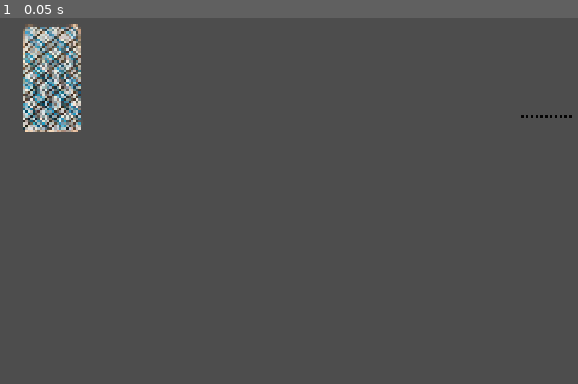
Above: before the commit, frame 1.
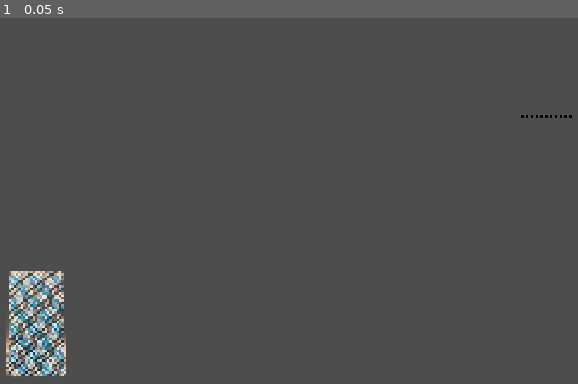
Above: after the commit, the same moment.

Repository: ManuelGM6/Dream_team
Game: Godot game, scene res://Juego/escenas/jugar.tscn
Same seed, same stepped clock (60 frames per second), same inputs: the game is played once before the commit and once after it.
Inputs:
- Up to frame 1 (0.05 s): no input

The runs differ from the first frame. In frame 1, 5.3% of the frame differs, in the area x 1-15%, y 1-98%.

Commit message:
Se pudo hacer Deck

Diff:
--- a/card-stairs/Juego/Deck.gd
+++ b/card-stairs/Juego/Deck.gd
@@ -1,6 +1,7 @@
 extends Node2D
 
 const CARD_SCENE_PATH = "res://Juego/escenas/card.tscn"
+const CARD_DRAW_SPEED = 0.2
 
 var player_deck = ["1 de mundial", "1 de mundial", "1 de mundial"]
 
@@ -9,16 +10,16 @@
 	pass
 
 func draw_card():
-	#var card_drawn = player_deck [0]
-	#player_deck.erase(card_drawn)
+	var card_drawn = player_deck [0]
+	player_deck.erase(card_drawn)
 #
-	#if player_deck.size() == 0:
-		#$Area2D/CollisionShape2D.disabled = true
-		#$Sprite2D.visible = false
+	if player_deck.size() == 0:
+		$Area2D/CollisionShape2D.disabled = true
+		$Sprite2D.visible = false
 
 	var card_scene = preload(CARD_SCENE_PATH)
 	for i in range(player_deck.size()):
 		var new_card = card_scene.instantiate()
 		$"../CardManager".add_child(new_card)
 		new_card.name = "Card"
-		$"../PlayerHand".add_card_to_hand(new_card)
+		$"../PlayerHand".add_card_to_hand(new_card, CARD_DRAW_SPEED)
--- a/card-stairs/Juego/escenas/card.tscn
+++ b/card-stairs/Juego/escenas/card.tscn
@@ -7,6 +7,7 @@
 size = Vector2(256, 420.10257)
 
 [node name="Card" type="Node2D" unique_id=726674187]
+position = Vector2(150, 890)
 script = ExtResource("1_ffopl")
 
 [node name="card_image" type="Sprite2D" parent="." unique_id=59412873]
--- a/card-stairs/Juego/escenas/cardSlot.tscn
+++ b/card-stairs/Juego/escenas/cardSlot.tscn
@@ -1,6 +1,6 @@
 [gd_scene format=3 uid="uid://bm8616jlqrcwj"]
 
-[ext_resource type="Script" uid="uid://c61him07uhp2a" path="res://Juego/scripts/cardSlot.gd" id="1_hdmgh"]
+[ext_resource type="Script" uid="uid://c61him07uhp2a" path="res://Juego/scripts/CardSlot.gd" id="1_hdmgh"]
 [ext_resource type="Texture2D" uid="uid://cwqpgey3ky7fl" path="res://Juego/imgs/CardSlot.png" id="1_qqtaa"]
 
 [sub_resource type="RectangleShape2D" id="RectangleShape2D_6wmgg"]
--- a/card-stairs/Juego/escenas/jugar.tscn
+++ b/card-stairs/Juego/escenas/jugar.tscn
@@ -1,7 +1,7 @@
 [gd_scene format=3 uid="uid://dtp8m2r87xrnt"]
 
-[ext_resource type="Script" uid="uid://djwe6y11pbyi6" path="res://Juego/scripts/card_manager.gd" id="1_y40m8"]
-[ext_resource type="PackedScene" uid="uid://bm8616jlqrcwj" path="res://Juego/escenas/cardSlot.tscn" id="3_aj2k0"]
+[ext_resource type="Script" uid="uid://djwe6y11pbyi6" path="res://Juego/scripts/CardManager.gd" id="1_y40m8"]
+[ext_resource type="PackedScene" uid="uid://bm8616jlqrcwj" path="res://Juego/escenas/CardSlot.tscn" id="3_aj2k0"]
 [ext_resource type="Script" uid="uid://c13tf7rsrkmtq" path="res://Juego/scripts/PlayerHand.gd" id="4_4sxlw"]
 [ext_resource type="Script" uid="uid://ckgh4hvvc87mk" path="res://Juego/Deck.gd" id="4_knann"]
 [ext_resource type="Texture2D" uid="uid://8lt81fn8ko0y" path="res://Juego/imgs/mazo.png" id="5_0oq73"]
@@ -23,19 +23,23 @@
 script = ExtResource("4_4sxlw")
 
 [node name="Deck" type="Node2D" parent="." unique_id=1409444760]
-position = Vector2(211, 278)
+z_index = -2
+position = Vector2(173, 868.00006)
 scale = Vector2(0.59447104, 0.6919321)
 script = ExtResource("4_knann")
 
 [node name="Sprite2D" type="Sprite2D" parent="Deck" unique_id=1293792928]
+z_index = -2
 position = Vector2(-4.098727, 4.69521)
 texture = ExtResource("5_0oq73")
 
 [node name="Area2D" type="Area2D" parent="Deck" unique_id=1027902731]
+z_index = -2
 collision_layer = 4
 collision_mask = 4
 
 [node name="CollisionShape2D" type="CollisionShape2D" parent="Deck/Area2D" unique_id=1643377008]
+z_index = -2
 position = Vector2(-15.711777, 2.3476563)
 shape = SubResource("RectangleShape2D_84c28")
 
--- a/card-stairs/Juego/scripts/card_manager.gd
+++ b/card-stairs/Juego/scripts/CardManager.gd
@@ -2,6 +2,7 @@
 
 const COLLISION_MASK_CARD = 1
 const COLLISION_MASK_CARD_SLOT = 2
+const  DEFAULT_CARD_MOVE_SPEED = 0.1
 
 var screen_size
 var card_being_dragged
@@ -12,6 +13,9 @@
 	screen_size = get_viewport_rect().size
 	player_hand_reference = $"../PlayerHand"
 	$"../InputManager".connect("left_mouse_button_released", on_left_click_released)
+
+
+@warning_ignore("unused_parameter")
 func _process(delta: float) -> void:
 	if card_being_dragged:
 		var mouse_pos = get_global_mouse_position()
@@ -26,11 +30,12 @@
 	card_being_dragged.scale = Vector2(1.05, 1.05)
 	var card_slot_found = raycast_check_for_card_slot()
 	if card_slot_found and not card_slot_found.card_in_slot:
+		player_hand_reference.remove_card_from_hand(card_being_dragged)
 		card_being_dragged.position = card_slot_found.position
 		card_being_dragged.get_node("Area2D/CollisionShape2D").disabled = true
 		card_slot_found.card_in_slot = true
 	else:
-		player_hand_reference.add_card_to_hand(card_being_dragged)
+		player_hand_reference.add_card_to_hand(card_being_dragged, DEFAULT_CARD_MOVE_SPEED)
 	card_being_dragged = null
 
 func connect_card_signals(card):
@@ -44,6 +49,7 @@
 
 func  on_hovered_over_card(card):
 	if !is_hovering_on_card:
+		is_hovering_on_card = true
 		highlight_card(card, true)
 
 func  on_hovered_off_card(card):
--- a/card-stairs/Juego/scripts/InputManager.gd
+++ b/card-stairs/Juego/scripts/InputManager.gd
@@ -23,8 +23,8 @@
 
 func raycast_at_cursor():
 	var space_state = get_world_2d().direct_space_state
+	var parameters = PhysicsPointQueryParameters2D.new()
 
-	var parameters = PhysicsPointQueryParameters2D.new()
 	parameters.position = get_global_mouse_position()
 	parameters.collide_with_areas = true
 	var result = space_state.intersect_point(parameters)
@@ -35,6 +35,7 @@
 			var card_found = result[0].collider.get_parent()
 			if card_found:
 				card_manager_reference.start_drag(card_found)
-			elif result_collision_mask == COLLISION_MASK_DECK:
+		elif result_collision_mask == COLLISION_MASK_DECK:
+				print ("aña")
 				deck_reference.draw_card()
 				#revisar esto
--- a/card-stairs/Juego/scripts/PlayerHand.gd
+++ b/card-stairs/Juego/scripts/PlayerHand.gd
@@ -2,6 +2,7 @@
 
 const  CARD_WIDTH = 290
 const HAND_Y_POSITION = 890
+const DEFAULT_CARD_MOVE_SPEED = 0.1
 
 var player_hand = []
 var center_screen_x
@@ -10,30 +11,30 @@
 func _ready() -> void:
 	center_screen_x = get_viewport().size.x / 2
 
-func add_card_to_hand(card):
+func add_card_to_hand(card, speed):
 	if card not in player_hand:
 		player_hand.insert(0, card)
-		update_hand_positions()
+		update_hand_positions(speed)
 	else:
-		animate_card_to_position(card, card.starting_position)
+		animate_card_to_position(card, card.starting_position, speed)
 
-func update_hand_positions():
+func update_hand_positions(speed):
 	for i in range(player_hand.size()):
 		var new_position = Vector2(calculate_card_position(i), HAND_Y_POSITION)
 		var card = player_hand[i]
 		card.starting_position = new_position
-		animate_card_to_position(card, new_position)
+		animate_card_to_position(card, new_position, DEFAULT_CARD_MOVE_SPEED)
 
 func calculate_card_position(index):
 	var total_width = (player_hand.size() -1) * CARD_WIDTH
 	var x_offset = center_screen_x + index * CARD_WIDTH - total_width / 2
 	return x_offset
 
-func animate_card_to_position(card, new_position):
+func animate_card_to_position(card, new_position, speed):
 	var tween = get_tree().create_tween()
-	tween.tween_property(card, "position", new_position, 0.1)
+	tween.tween_property(card, "position", new_position, speed)
 
-func remove_card_from_hand(card):
+func remove_card_from_hand(card, speed):
 	if card in player_hand:
 		player_hand.erase(card)
-		update_hand_positions()
+		update_hand_positions(speed)
Renamed: card-stairs/Juego/scripts/card_manager.gd.uid -> card-stairs/Juego/scripts/CardManager.gd.uid
